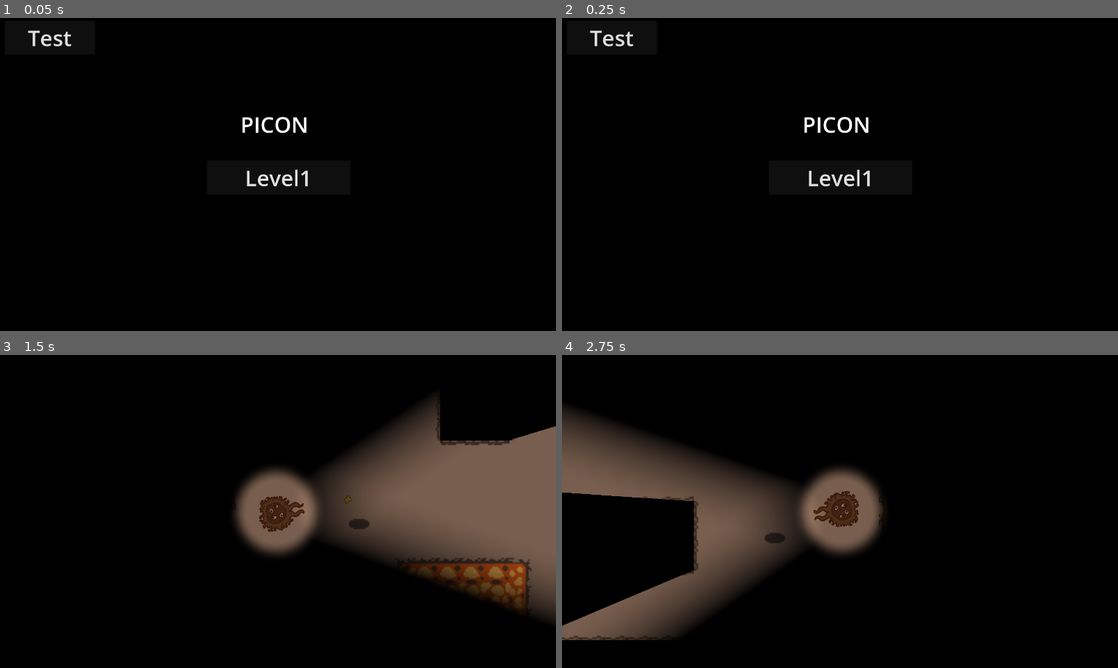
Above: before the commit, frames 1-4 (two rows, left to right).
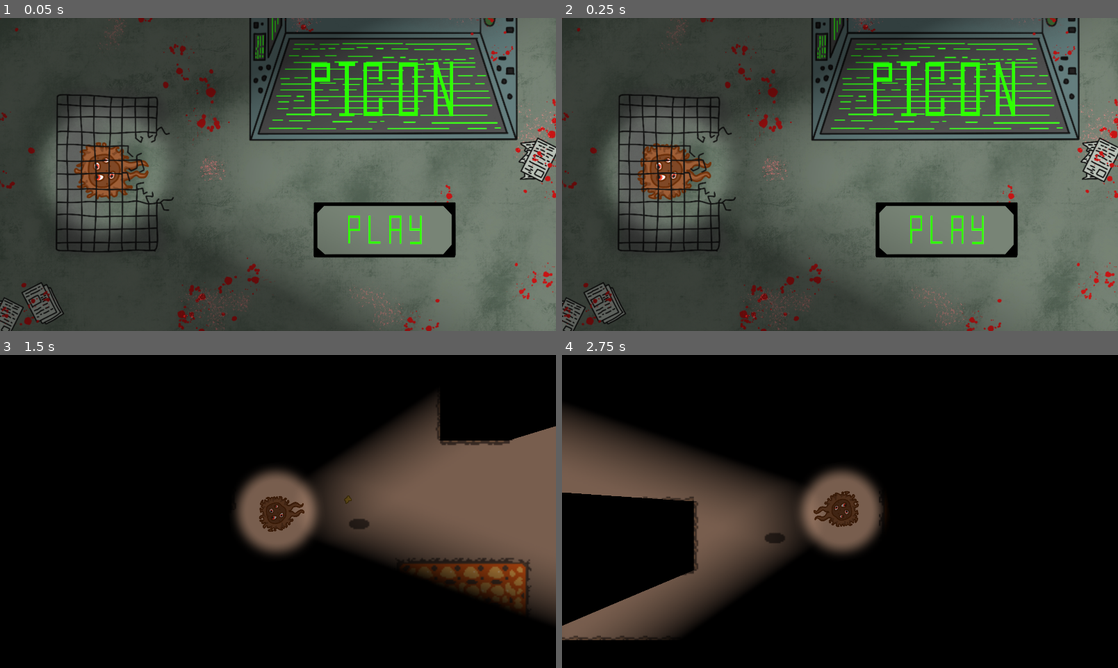
Above: after the commit, the same moments.

Repository: NamespaceV/semestralne-2025l-a
Game: Godot game, scene res://main_scene.tscn
Two runs of this game, one before a commit and one after it. Both use one fixed random seed, a clock stepped at 60 frames per second and the inputs below.
Inputs (mouse positions are in pixels of both pictures, inside the frame that each line leads up to; where the layout moved, square brackets give the same spot in the first picture):
- Up to frame 1 (0.05 s): no input
- Up to frame 2 (0.25 s): no input
- Up to frame 3 (1.5 s): click (383, 567) [278, 514] at 0.5 s; tap Enter at 1.25 s; move the mouse to (400, 495) at 1.27 s; hold Right (right) from 1.28 s (still down); hold Space (action) from 1.28 s (still down)
- Up to frame 4 (2.75 s): move the mouse to (728, 527) at 2.02 s; release Right (right) at 2.03 s; release Space (action) at 2.03 s; hold S (down) from 2.03 s (still down); tap Space (action) at 2.1 s

The runs differ from the first frame. In frame 1, 97% of the frame differs, in the area x 0-100%, y 0-100%; in frame 2, 97%; in frame 3, less than 0.1%; in frame 4, nothing differs.

Commit message:
Add new main menu

Diff:
--- /dev/null
+++ b/semestralne2025l-a/characters/player/immovable_player.gd
@@ -0,0 +1,25 @@
+extends CharacterBody2D
+class_name ImmovablePlayerPICON
+
+const speed = 0
+var bullet_speed = 375
+var bullet = preload("res://scenes/bullet.tscn")
+
+
+func  get_input():
+	var input_direction = Input.get_vector("left","right","up", "down")
+	velocity = input_direction * speed
+
+
+func _physics_process(delta: float) -> void:
+	look_at(get_global_mouse_position())
+	get_input()
+	move_and_slide()
+
+
+func fire():
+	var bullet_instance = bullet.instantiate()
+	bullet_instance.position = get_global_position()
+	bullet_instance.rotation_degrees = rotation_degrees
+	bullet_instance.linear_velocity = Vector2(bullet_speed, 0).rotated(rotation)
+	get_tree().get_root().call_deferred("add_child", bullet_instance)
--- /dev/null
+++ b/semestralne2025l-a/characters/player/immovable_player.tscn
@@ -0,0 +1,62 @@
+[gd_scene load_steps=10 format=3 uid="uid://bwkhsvmjyt832"]
+
+[ext_resource type="Script" uid="uid://b2t40vb7j5u0m" path="res://characters/player/immovable_player.gd" id="1_u82u2"]
+[ext_resource type="Texture2D" uid="uid://caqqu7rqwkuhe" path="res://characters/player/player.png" id="2_vu8mw"]
+[ext_resource type="Texture2D" uid="uid://co67rrtfjct2c" path="res://characters/player/light_near.png" id="3_4nov0"]
+[ext_resource type="Texture2D" uid="uid://c88f0u4tjgsr3" path="res://characters/player/light_cone.png" id="4_v8dxk"]
+[ext_resource type="Texture2D" uid="uid://jrkiy57g3k30" path="res://characters/player/player_frame1.png" id="5_lum5w"]
+[ext_resource type="Texture2D" uid="uid://dkne4ln0xib8d" path="res://characters/player/player_frame2.png" id="6_501nf"]
+[ext_resource type="Texture2D" uid="uid://djqs83g2buja7" path="res://characters/player/player_eyes.png" id="7_wr2hs"]
+
+[sub_resource type="CircleShape2D" id="CircleShape2D_htdnp"]
+radius = 9.0
+
+[sub_resource type="SpriteFrames" id="SpriteFrames_x5dtk"]
+animations = [{
+"frames": [{
+"duration": 1.0,
+"texture": ExtResource("5_lum5w")
+}, {
+"duration": 1.0,
+"texture": ExtResource("6_501nf")
+}],
+"loop": true,
+"name": &"default",
+"speed": 5.0
+}]
+
+[node name="ImmovablePlayer" type="CharacterBody2D"]
+script = ExtResource("1_u82u2")
+
+[node name="TemporarySprite" type="Sprite2D" parent="."]
+visible = false
+rotation = 1.5708
+scale = Vector2(0.1, 0.1)
+texture = ExtResource("2_vu8mw")
+
+[node name="CollisionShape2D" type="CollisionShape2D" parent="."]
+shape = SubResource("CircleShape2D_htdnp")
+
+[node name="PointLight2D" type="PointLight2D" parent="."]
+position = Vector2(-1.19209e-07, 0)
+scale = Vector2(0.257813, 0.265503)
+shadow_enabled = true
+texture = ExtResource("3_4nov0")
+
+[node name="LightCone2D" type="PointLight2D" parent="."]
+position = Vector2(2.00001, 1)
+scale = Vector2(0.914063, 0.941327)
+shadow_enabled = true
+texture = ExtResource("4_v8dxk")
+offset = Vector2(128, 0)
+
+[node name="Body" type="AnimatedSprite2D" parent="."]
+position = Vector2(3, 1)
+rotation = 1.57154
+scale = Vector2(0.215609, 0.215609)
+sprite_frames = SubResource("SpriteFrames_x5dtk")
+autoplay = "default"
+frame_progress = 0.487244
+
+[node name="Sprite2D" type="Sprite2D" parent="Body"]
+texture = ExtResource("7_wr2hs")
--- a/semestralne2025l-a/characters/player/player.tscn
+++ b/semestralne2025l-a/characters/player/player.tscn
@@ -25,10 +25,10 @@
 "speed": 5.0
 }]
 
-[node name="player" type="CharacterBody2D"]
+[node name="Player" type="CharacterBody2D"]
 script = ExtResource("1_xxgcw")
 
-[node name="Temp_Sprite" type="Sprite2D" parent="."]
+[node name="TemporarySprite" type="Sprite2D" parent="."]
 visible = false
 rotation = 1.5708
 scale = Vector2(0.1, 0.1)
--- a/semestralne2025l-a/main_scene.tscn
+++ b/semestralne2025l-a/main_scene.tscn
@@ -1,6 +1,19 @@
-[gd_scene load_steps=2 format=3 uid="uid://stdy8gmpcsag"]
+[gd_scene load_steps=9 format=3 uid="uid://stdy8gmpcsag"]
 
 [ext_resource type="Script" uid="uid://bp81sfswrglu1" path="res://main_scene.gd" id="1_0f027"]
+[ext_resource type="Texture2D" uid="uid://tm6eefjumvlb" path="res://sprites/Background_MainMenu.png" id="2_2c62f"]
+[ext_resource type="Texture2D" uid="uid://dkywgptmmvbow" path="res://sprites/Button_Play.png" id="3_gyfs4"]
+[ext_resource type="PackedScene" uid="uid://bwkhsvmjyt832" path="res://characters/player/immovable_player.tscn" id="4_8mm7a"]
+[ext_resource type="Texture2D" uid="uid://dwlx11om7kgwg" path="res://sprites/Cage.png" id="5_8mm7a"]
+
+[sub_resource type="StyleBoxTexture" id="StyleBoxTexture_d5x1h"]
+texture = ExtResource("3_gyfs4")
+
+[sub_resource type="StyleBoxTexture" id="StyleBoxTexture_8mm7a"]
+texture = ExtResource("3_gyfs4")
+
+[sub_resource type="StyleBoxTexture" id="StyleBoxTexture_gyfs4"]
+texture = ExtResource("3_gyfs4")
 
 [node name="MainScene" type="Node2D"]
 script = ExtResource("1_0f027")
@@ -113,16 +126,12 @@
 offset_right = 40.0
 offset_bottom = 40.0
 
-[node name="Title" type="Label" parent="Main"]
-layout_mode = 0
-offset_left = 830.0
-offset_top = 319.0
-offset_right = 1123.0
-offset_bottom = 422.0
-theme_override_font_sizes/font_size = 75
-text = "PICON"
+[node name="Background" type="Sprite2D" parent="Main"]
+position = Vector2(960, 544)
+texture = ExtResource("2_2c62f")
 
 [node name="Test" type="Button" parent="Main"]
+visible = false
 layout_mode = 0
 offset_left = 17.0
 offset_top = 14.0
@@ -133,13 +142,22 @@
 
 [node name="Level1" type="Button" parent="Main"]
 layout_mode = 0
-offset_left = 714.0
-offset_top = 496.0
-offset_right = 1210.0
-offset_bottom = 613.0
+offset_left = 1083.0
+offset_top = 639.0
+offset_right = 1575.0
+offset_bottom = 832.0
 theme_override_font_sizes/font_size = 75
-text = "Level1
-"
+theme_override_styles/hover = SubResource("StyleBoxTexture_d5x1h")
+theme_override_styles/pressed = SubResource("StyleBoxTexture_8mm7a")
+theme_override_styles/normal = SubResource("StyleBoxTexture_gyfs4")
+
+[node name="ImmovablePlayer" parent="Main" instance=ExtResource("4_8mm7a")]
+position = Vector2(362, 524)
+scale = Vector2(8, 8)
+
+[node name="Cage" type="Sprite2D" parent="Main"]
+position = Vector2(397, 540)
+texture = ExtResource("5_8mm7a")
 
 [connection signal="pressed" from="Test/start_jelly" to="." method="_on_start_jelly_pressed"]
 [connection signal="pressed" from="Test/start_szejtan" to="." method="_on_start_szejtan_pressed"]
Not shown, added: semestralne2025l-a/characters/player/immovable_player.gd.uid
Binary file added: semestralne2025l-a/sprites/Background_MainMenu.png
Not shown, added: semestralne2025l-a/sprites/Background_MainMenu.png.import
Binary file added: semestralne2025l-a/sprites/Button_Play.png
Not shown, added: semestralne2025l-a/sprites/Button_Play.png.import
Binary file added: semestralne2025l-a/sprites/Cage.png
Not shown, added: semestralne2025l-a/sprites/Cage.png.import
